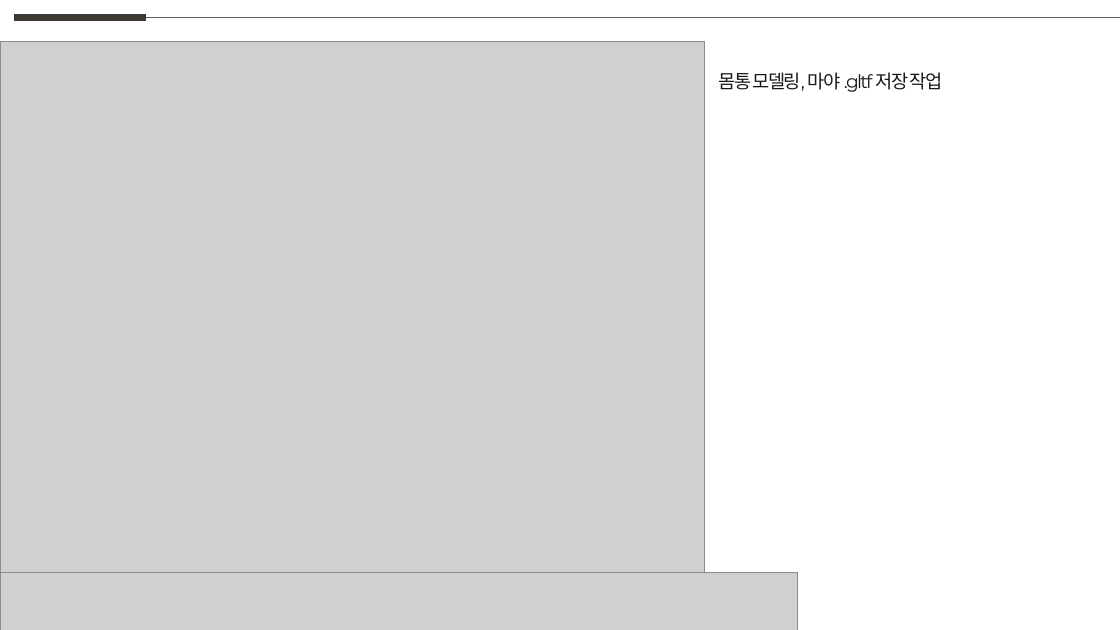
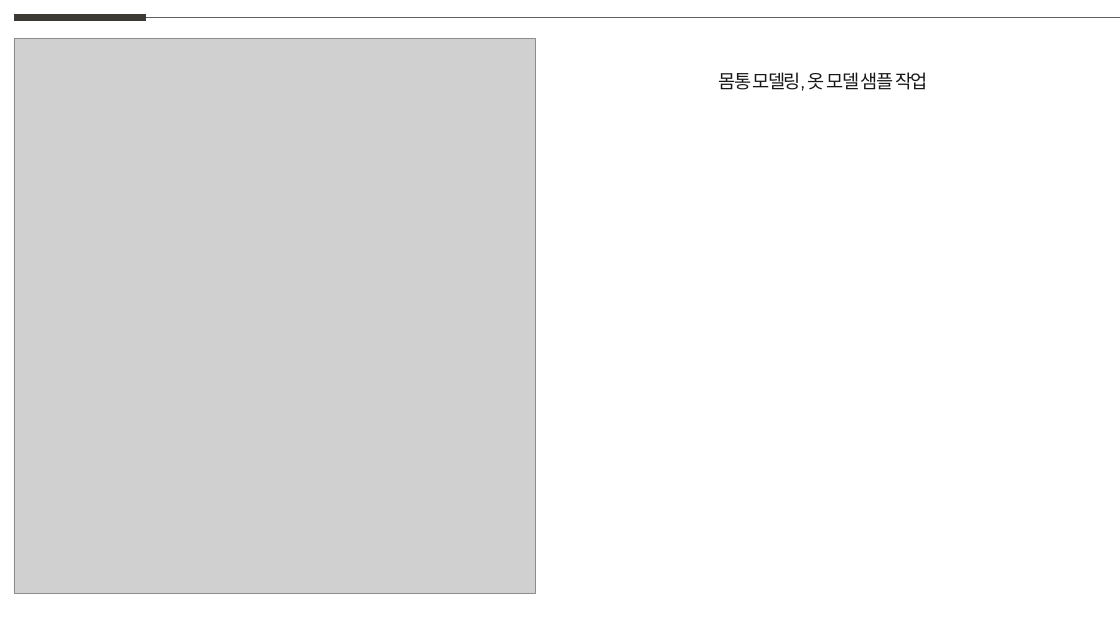
Before and after one commit to weaknessHero/Project_AvatarS, a slide deck: slide 16 of 발표자료/업데이트/LJJppt.pptx. Drawn at 1120x630 pixels with LibreOffice and Linux fonts; fonts in the diff are those of the drawing; grey boxes stand for pictures. Boxes give left, top, right and bottom in pixels: in the first picture for what was removed or moved away, otherwise in the second. Text is boxed around its words. In the diff, an @@ line names an element or a change of style, - is before the commit and + after.

```diff
--- a/발표자료/업데이트/LJJppt.pptx
+++ b/발표자료/업데이트/LJJppt.pptx
@@ picture: place and size @@
-picture at bbox=[0, 42, 705, 573]
+picture at bbox=[14, 38, 535, 593]
@@ text at bbox=[719, 72, 928, 91]: text changed @@
-몸통 모델링, 마야 .gltf 저장 작업
+몸통 모델링, 옷 모델 샘플 작업
@@ picture removed at bbox=[0, 572, 798, 630] @@
```
